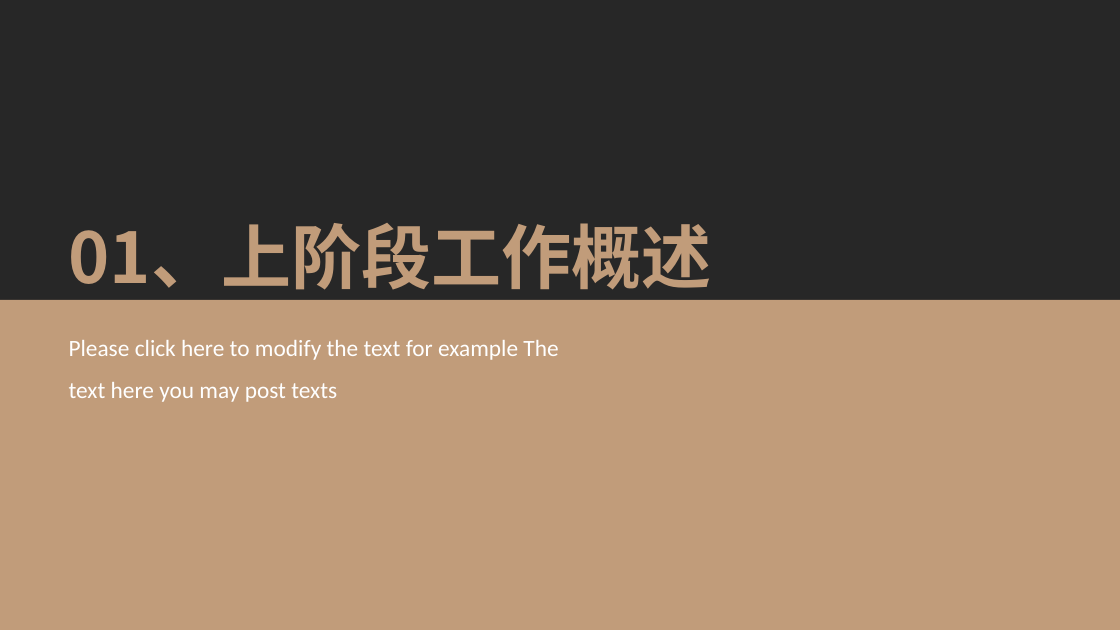
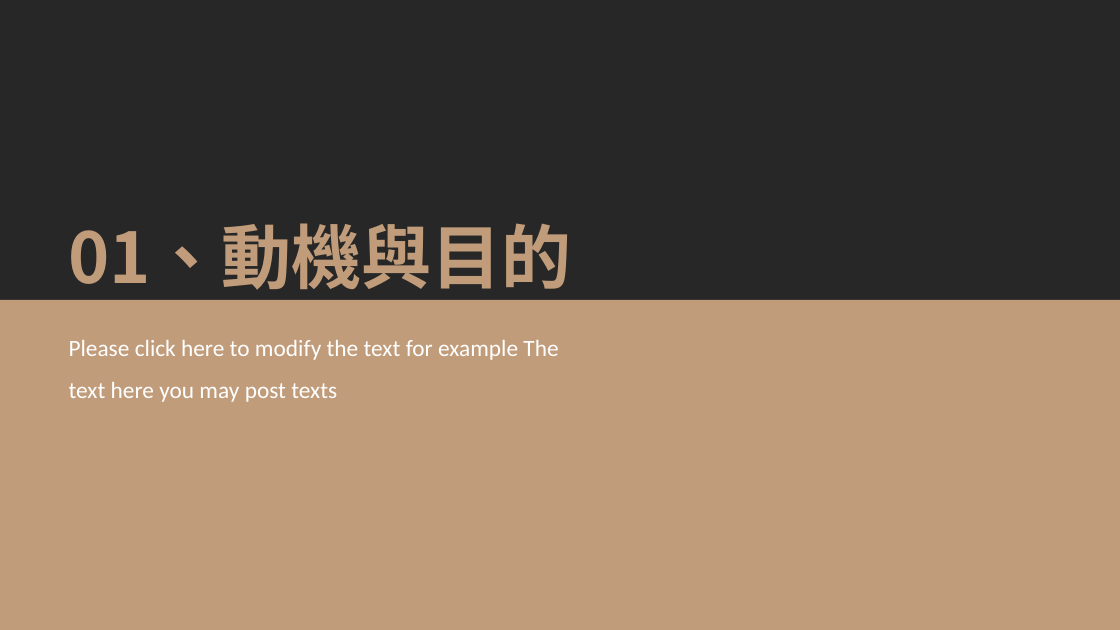
Before and after one commit to Sikako/hackthon, a slide deck: slide 3 of plain.pptx. Drawn at 1120x630 pixels with LibreOffice and Linux fonts; fonts in the diff are those of the drawing. Boxes give left, top, right and bottom in pixels: in the first picture for what was removed or moved away, otherwise in the second. Text is boxed around its words. In the diff, an @@ line names an element or a change of style, - is before the commit and + after.

```diff
--- a/plain.pptx
+++ b/plain.pptx
@@ text at bbox=[69, 223, 572, 290]: text changed @@
-01、上阶段工作概述
+01、動機與目的
```
Also in this commit, not shown: 2 other slides changed, 5 other files.
